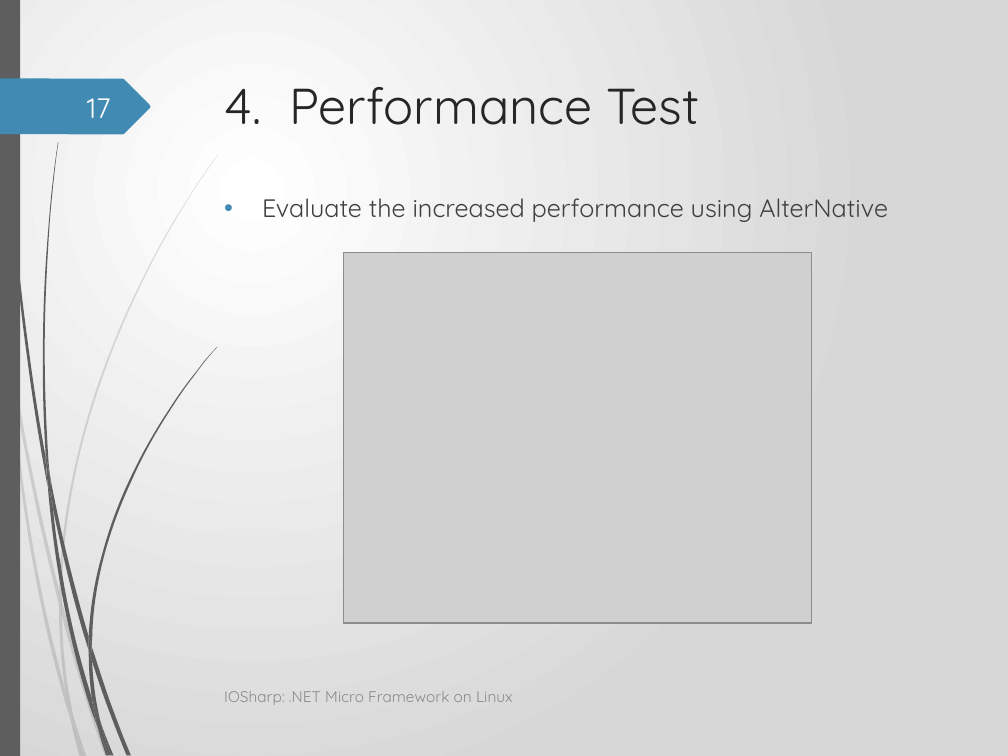
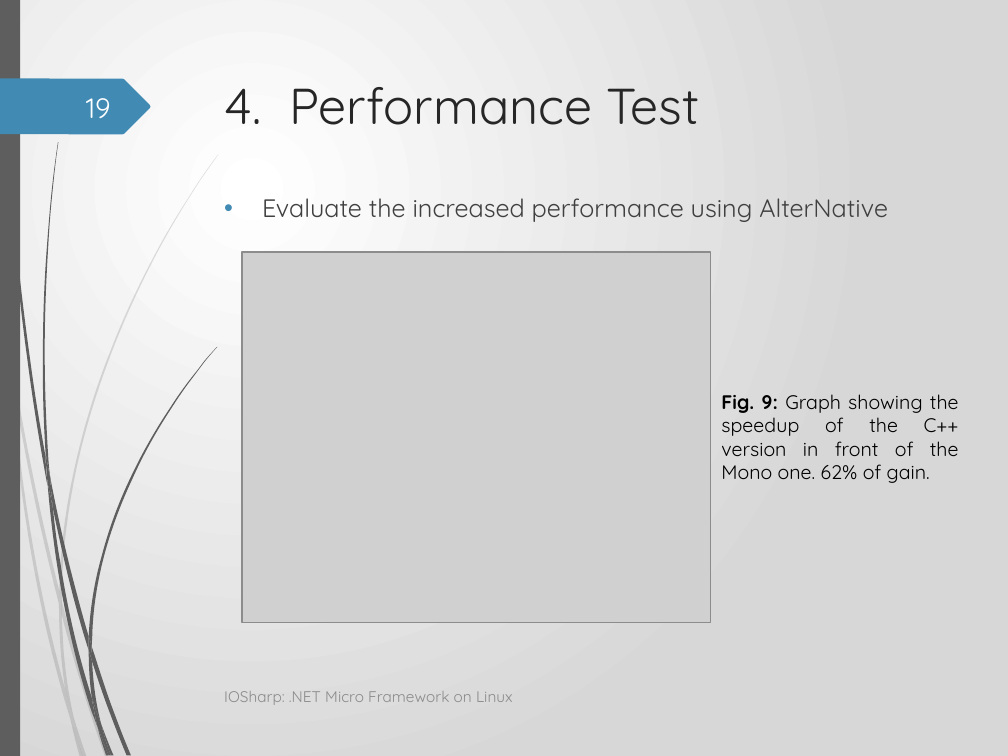
Before and after one commit to GerardSoleCa/BachelorThesisMisc, a slide deck: slide 19 of ThesisDoc/IOSharp.pptx (slide 17 before the commit). Drawn at 1008x756 pixels with LibreOffice and Linux fonts; fonts in the diff are those of the drawing; grey boxes stand for pictures; background and template pictures are left out. Boxes give left, top, right and bottom in pixels: in the first picture for what was removed or moved away, otherwise in the second. Text is boxed around its words. In the diff, an @@ line names an element or a change of style, - is before the commit and + after.

```diff
--- a/ThesisDoc/IOSharp.pptx
+++ b/ThesisDoc/IOSharp.pptx
@@ page number at (86, 98, 111, 118): text changed @@
-17
+19
@@ picture: place and size @@
-picture at (344, 253, 812, 623)
+picture at (242, 252, 711, 622)
@@ text added at (721, 394, 959, 483), 14 pt, text #000000 @@
+Fig. 9: Graph showing the speedup of the C++ version in front of the Mono one. 62% of gain.
```
Also in this commit, not shown: 17 other slides changed, 2 slides added, 1 slide removed, 3 other files.
